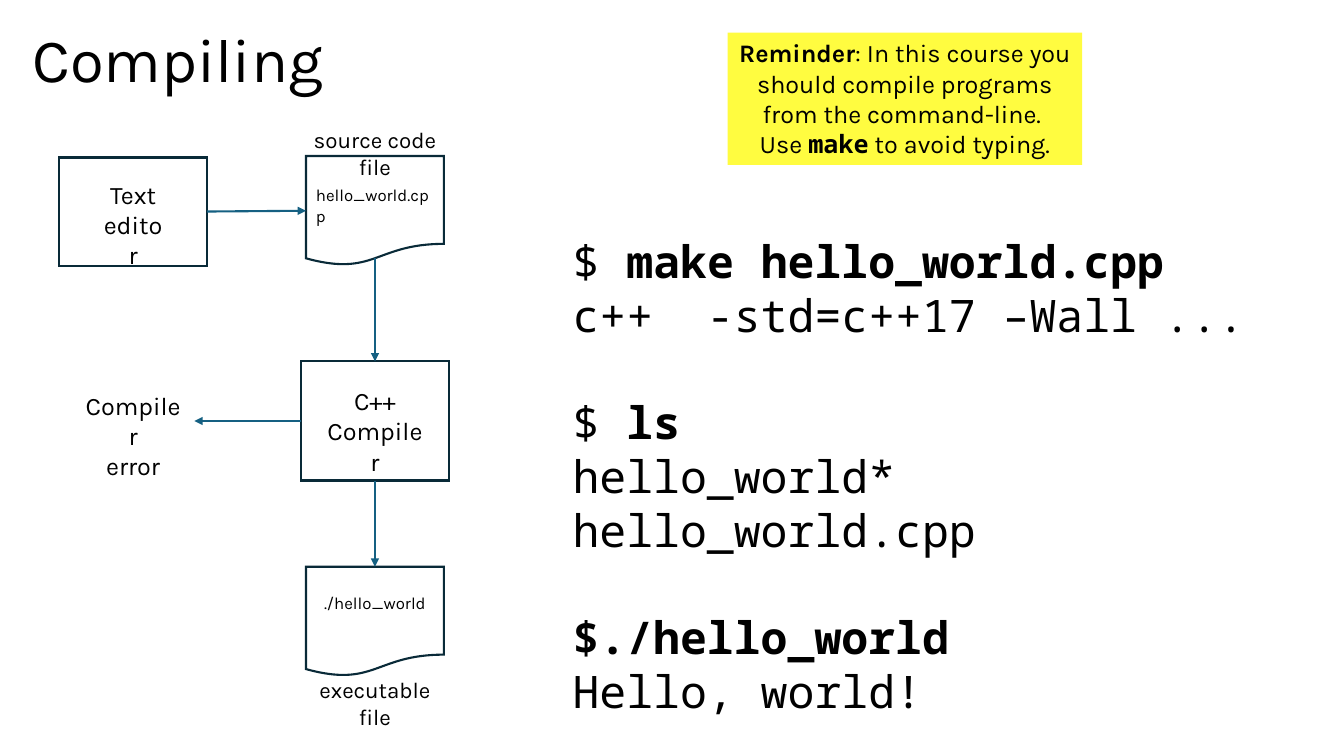
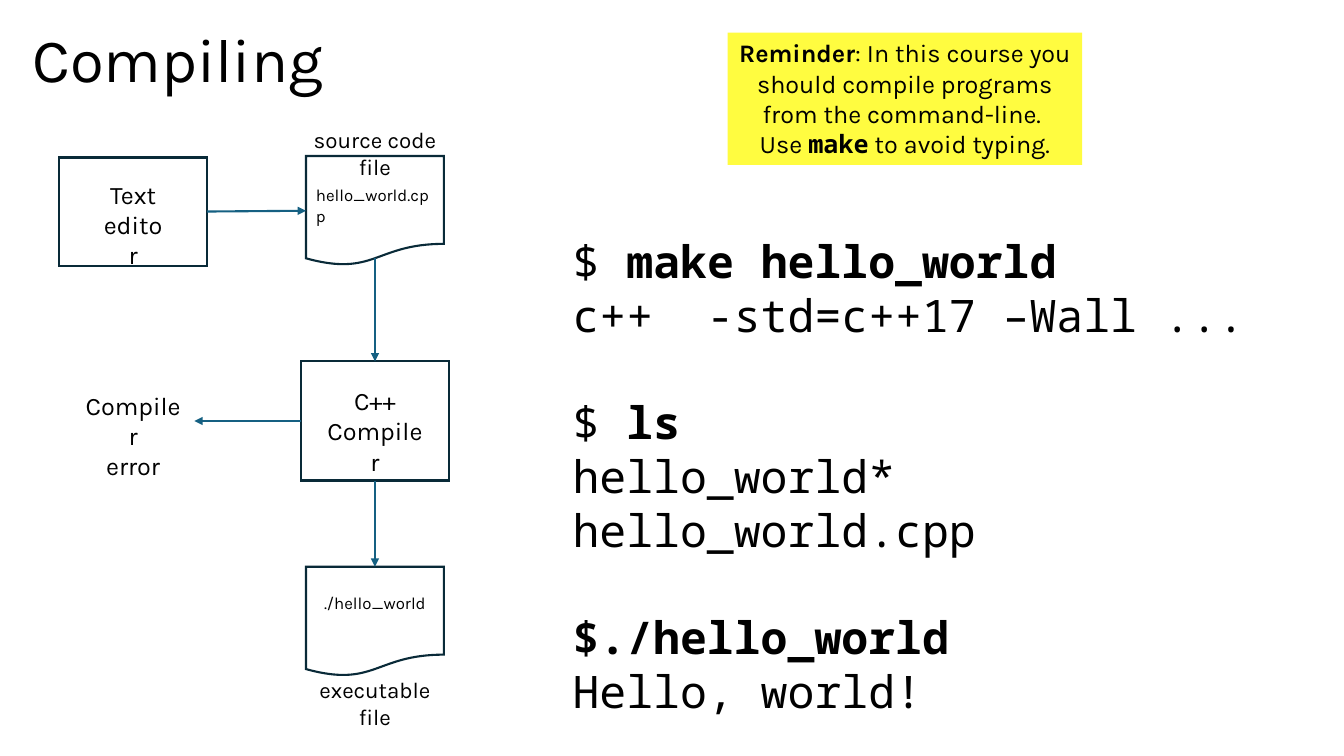
Before and after one commit to tjd1234/cmpt125spring2026, a slide deck: slide 2 of notes/week2/week2.pptx. Drawn at 1344x756 pixels with LibreOffice and Linux fonts; fonts in the diff are those of the drawing. Boxes give left, top, right and bottom in pixels: in the first picture for what was removed or moved away, otherwise in the second. Text is boxed around its words. In the diff, an @@ line names an element or a change of style, - is before the commit and + after.

```diff
--- a/notes/week2/week2.pptx
+++ b/notes/week2/week2.pptx
@@ text at (x1=626, y1=244, x2=1057, y2=287): text changed @@
-$ make hello_world.cpp
+$ make hello_world
```
Also in this commit, not shown: 15 other slides changed, 2 slides added, 6 other files.
